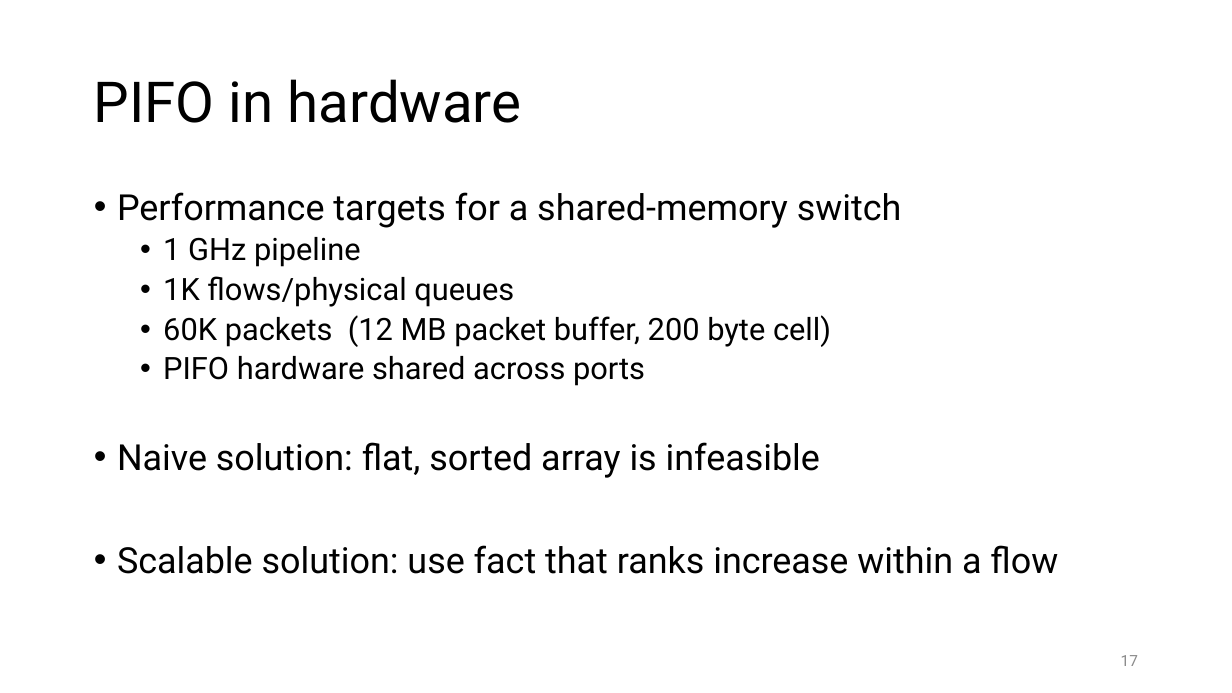
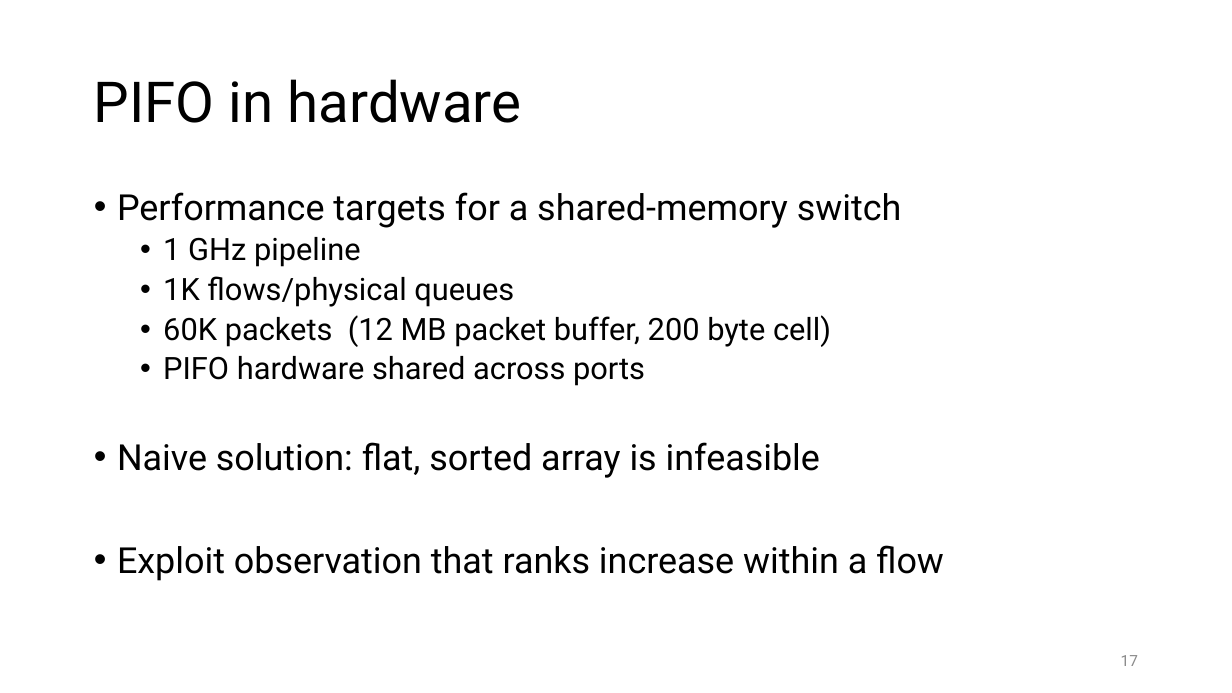
Before and after one commit to anirudhSK/pifo-domino-marple-ppts, a slide deck: slide 17 of pifo_sigcomm.pptx. Drawn at 1232x693 pixels with LibreOffice and Linux fonts; fonts in the diff are those of the drawing. Boxes give left, top, right and bottom in pixels: in the first picture for what was removed or moved away, otherwise in the second. Text is boxed around its words. In the diff, an @@ line names an element or a change of style, - is before the commit and + after.

Commit message:
Some more tweaks to pifo_sigcomm

```diff
--- a/pifo_sigcomm.pptx
+++ b/pifo_sigcomm.pptx
@@ text at (117,545,944,581): text changed @@
-• Scalable solution: use fact that ranks increase within a flow
+• Exploit observation that ranks increase within a flow
```
